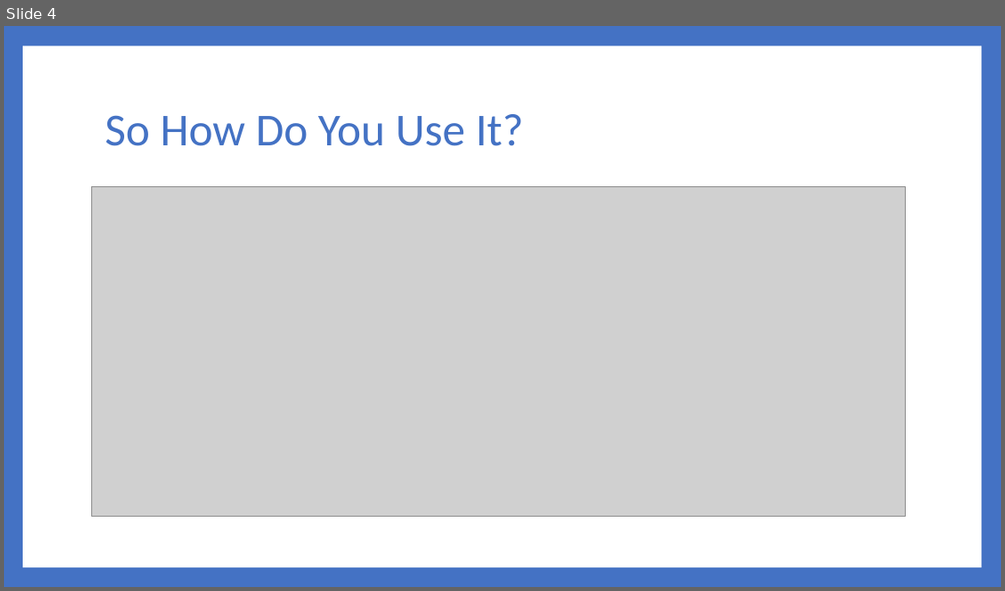
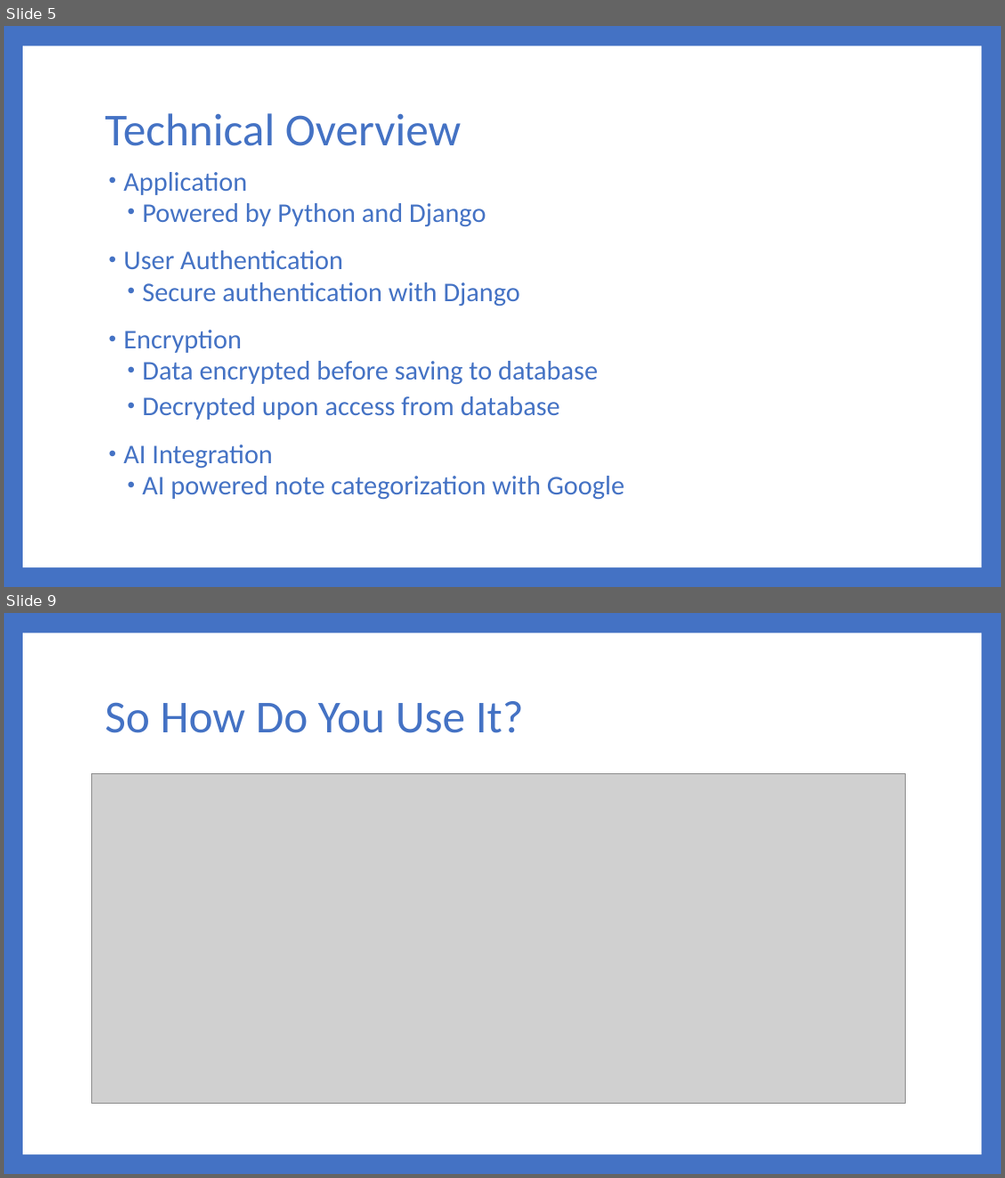
Before and after one commit to Dwaddle26/EncryptNotes, a slide deck: Phase 4 Documentation/Team_2_Presentation_4.pptx. Shown one above the other, each under a label of ours: slide 4 before the commit, slides 5 and 9 after it; the slides between them are not shown. The pictures are 1005x591 and 1005x1178 pixels, drawn with LibreOffice and Linux fonts; fonts in the diff are those of the drawing; grey boxes stand for pictures. Boxes give left, top, right and bottom in pixels: in the first picture for what was removed or moved away, otherwise in the second. Text is boxed around its words. In the diff, an @@ line names an element or a change of style, - is before the commit and + after.

```diff
--- a/Phase 4 Documentation/Team_2_Presentation_4.pptx
+++ b/Phase 4 Documentation/Team_2_Presentation_4.pptx
@@ slide 5 added at bbox=[4, 26, 1001, 587], background #4472C4; not listed: 1 template element that a slide beside it also shows @@
@@ title added at bbox=[105, 113, 461, 146], 44 pt, text #4472C4 @@
+Technical Overview
@@ text added at bbox=[123, 172, 624, 499], 26 pt, text #4472C4 @@
+• Application
+  • Powered by Python and Django
+• User Authentication
+  • Secure authentication with Django
+• Encryption
+  • Data encrypted before saving to database
+  • Decrypted upon access from database
+• AI Integration
+  • AI powered note categorization with Google
@@ what was slide 4 is now slide 9 @@
```
Also in this commit, not shown: 7 slides changed, 3 other slides added, 3 slides removed, 1 other file.
